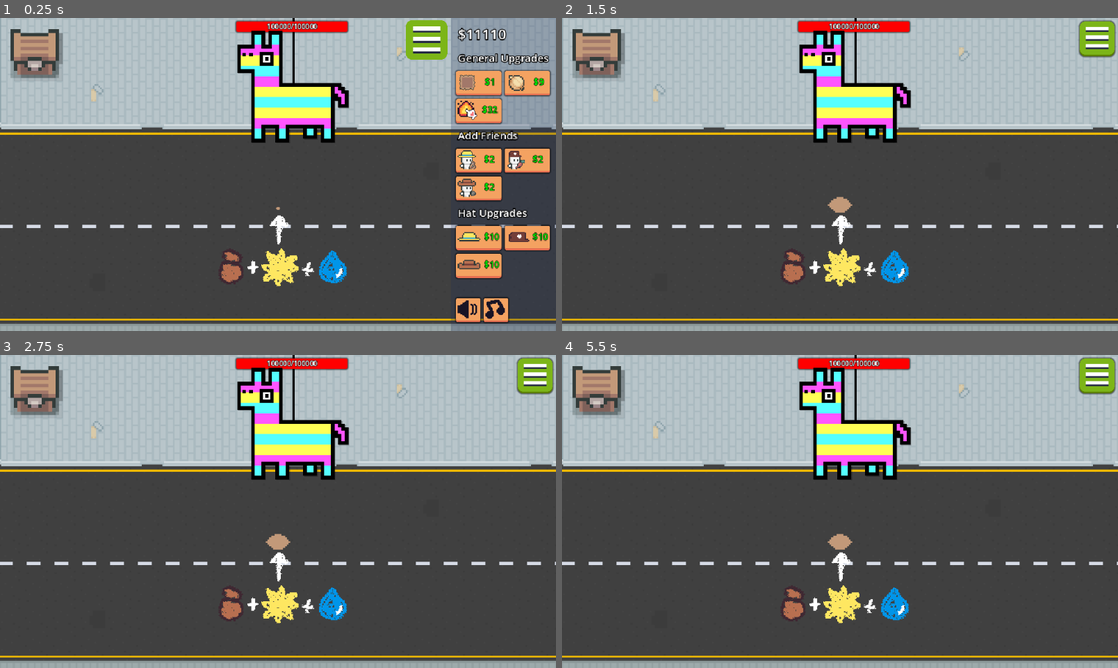
Above: before the commit, frames 1-4 (two rows, left to right).
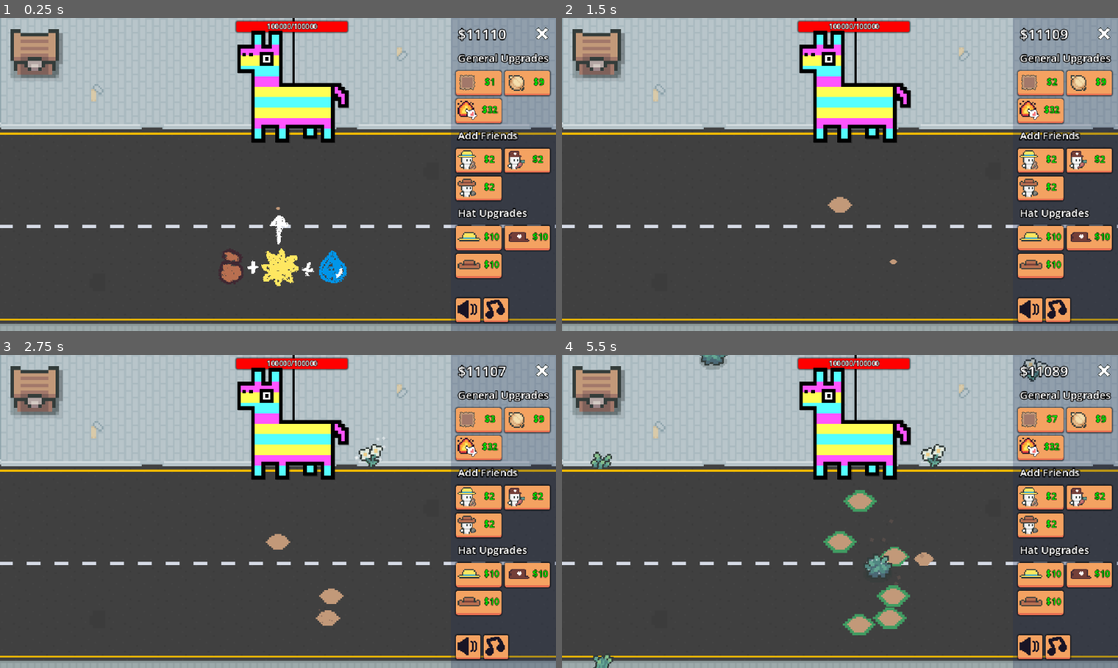
Above: after the commit, the same moments.

Repository: eric-marsh/farminata
Game: Godot game, scene res://scene/scene_switcher.tscn
The game is run twice, just before and just after one commit, with the same random seed, the same clock (stepped at 60 frames per second) and the same inputs. Sound files missing from this copy of the repository are replaced by a short silence.
Inputs (mouse positions are in pixels of both pictures, inside the frame that each line leads up to):
- Up to frame 1 (0.25 s): no input
- Up to frame 2 (1.5 s): click (990, 39) at 0.52 s; click (1040, 83) at 1.25 s, where only the run after the commit has a clickable "$1"
- Up to frame 3 (2.75 s): click (478, 420) at 2 s, where only the run after the commit has a clickable "$2"
- Up to frame 4 (5.5 s): click (1040, 420) at 2.75 s, where only the run after the commit has a clickable "$3"; click (1040, 420) at 3.5 s, where only the run after the commit has a clickable "$4"; click (1040, 420) at 4.25 s, where only the run after the commit has a clickable "$5"; click (1040, 420) at 5 s, where only the run after the commit has a clickable "$6"

The runs differ from the first frame. In frame 1, 1.0% of the frame differs, in the area x 73-99%, y 0-14%; in frame 2, 14%; in frame 3, 14%; in frame 4, 16%, in the area x 5-100%, y 0-100%.

Commit message:
close menu button

Diff:
--- a/scene/canvas_layer.tscn
+++ b/scene/canvas_layer.tscn
@@ -1,9 +1,10 @@
-[gd_scene load_steps=29 format=3 uid="uid://jida1cnc03um"]
+[gd_scene load_steps=30 format=3 uid="uid://jida1cnc03um"]
 
 [ext_resource type="Script" uid="uid://dsnsjjq5kuc1g" path="res://script/canvas_layer.gd" id="1_xp8f4"]
 [ext_resource type="Theme" uid="uid://qrqka6k5if6b" path="res://theme/upgrade_menu_theme.tres" id="2_hpb7r"]
 [ext_resource type="Texture2D" uid="uid://c2bsooqksa4j0" path="res://img/helper/farmer_hat.png" id="2_oc3i3"]
 [ext_resource type="Texture2D" uid="uid://d0e58q85wrtx4" path="res://img/plants/onion/onion.png" id="2_r6mtg"]
+[ext_resource type="Texture2D" uid="uid://cbwbtlvvg511o" path="res://img/droppables/x.png" id="3_7qnmm"]
 [ext_resource type="Texture2D" uid="uid://mf5rpqaai70l" path="res://img/helper/delivery_hat.png" id="3_f60wf"]
 [ext_resource type="Texture2D" uid="uid://vu0fxyegi6bd" path="res://img/ui/menu_icon.png" id="3_fqykr"]
 [ext_resource type="Texture2D" uid="uid://bjcruqivyg4ue" path="res://img/ui/buy_seed_icon.png" id="3_hpb7r"]
@@ -176,16 +177,14 @@
 size_flags_vertical = 0
 
 [node name="MenuButton" type="Button" parent="MarginContainer/HBoxContainer/Control"]
-custom_minimum_size = Vector2(32, 32)
-layout_mode = 2
-offset_right = 32.0
-offset_bottom = 32.0
+custom_minimum_size = Vector2(24, 24)
+layout_mode = 2
+offset_right = 16.0
+offset_bottom = 16.0
 pivot_offset = Vector2(16, 16)
 size_flags_horizontal = 8
 size_flags_vertical = 0
 theme = SubResource("Theme_fqykr")
-toggle_mode = true
-button_pressed = true
 icon = ExtResource("3_fqykr")
 icon_alignment = 1
 expand_icon = true
@@ -213,11 +212,25 @@
 layout_mode = 2
 theme_override_constants/separation = 8
 
-[node name="MoneyLabel" type="Label" parent="MarginContainer/HBoxContainer/Menu/HBoxContainer/VBoxContainer"]
+[node name="MarginContainer" type="MarginContainer" parent="MarginContainer/HBoxContainer/Menu/HBoxContainer/VBoxContainer"]
+layout_mode = 2
+
+[node name="MoneyLabel" type="Label" parent="MarginContainer/HBoxContainer/Menu/HBoxContainer/VBoxContainer/MarginContainer"]
 layout_mode = 2
 theme_override_colors/font_color = Color(1, 1, 1, 1)
 theme_override_constants/outline_size = 4
-text = "$20000000"
+text = "$200"
+
+[node name="CloseMenuButton" type="Button" parent="MarginContainer/HBoxContainer/Menu/HBoxContainer/VBoxContainer/MarginContainer"]
+custom_minimum_size = Vector2(16, 16)
+layout_mode = 2
+size_flags_horizontal = 8
+size_flags_vertical = 4
+theme = SubResource("Theme_fqykr")
+icon = ExtResource("3_7qnmm")
+flat = true
+icon_alignment = 1
+expand_icon = true
 
 [node name="FarmUpgrades" type="VBoxContainer" parent="MarginContainer/HBoxContainer/Menu/HBoxContainer/VBoxContainer"]
 layout_mode = 2
@@ -424,6 +437,7 @@
 expand_icon = true
 
 [connection signal="pressed" from="MarginContainer/HBoxContainer/Control/MenuButton" to="." method="_on_menu_button_pressed"]
+[connection signal="pressed" from="MarginContainer/HBoxContainer/Menu/HBoxContainer/VBoxContainer/MarginContainer/CloseMenuButton" to="." method="_on_close_menu_button_pressed"]
 [connection signal="pressed" from="MarginContainer/HBoxContainer/Menu/HBoxContainer/VBoxContainer/FarmUpgrades/VBoxContainer/HBoxContainer/PlotButton" to="." method="_on_plot_button_pressed"]
 [connection signal="pressed" from="MarginContainer/HBoxContainer/Menu/HBoxContainer/VBoxContainer/FarmUpgrades/VBoxContainer/HBoxContainer/OnionButton" to="." method="_on_onion_button_pressed"]
 [connection signal="pressed" from="MarginContainer/HBoxContainer/Menu/HBoxContainer/VBoxContainer/FarmUpgrades/VBoxContainer/HBoxContainer/TurnipButton" to="." method="_on_turnip_button_pressed"]
--- a/scene/main.tscn
+++ b/scene/main.tscn
@@ -16,7 +16,7 @@
 [ext_resource type="PackedScene" uid="uid://b16p1bo02550o" path="res://scene/credits.tscn" id="16_smf0o"]
 
 [sub_resource type="RectangleShape2D" id="RectangleShape2D_k65ib"]
-size = Vector2(640, 360)
+size = Vector2(627, 360)
 
 [sub_resource type="RectangleShape2D" id="RectangleShape2D_wscrc"]
 size = Vector2(640, 360)
@@ -112,6 +112,7 @@
 position = Vector2(320, 180)
 
 [node name="CollisionShape2D" type="CollisionShape2D" parent="GrowArea"]
+position = Vector2(0.5, 0)
 shape = SubResource("RectangleShape2D_k65ib")
 
 [node name="Enviornment" type="Area2D" parent="."]
--- a/script/canvas_layer.gd
+++ b/script/canvas_layer.gd
@@ -1,8 +1,7 @@
 extends CanvasLayer
 class_name canvas_layer
 
-
-@onready var money_label: Label = $MarginContainer/HBoxContainer/Menu/HBoxContainer/VBoxContainer/MoneyLabel
+@onready var money_label: Label = $MarginContainer/HBoxContainer/Menu/HBoxContainer/VBoxContainer/MarginContainer/MoneyLabel
 @onready var fps: Label = $MarginContainer/HBoxContainer/Menu/HBoxContainer/VBoxContainer/FPS
 
 
@@ -29,12 +28,12 @@
 
 @onready var menu: MarginContainer = $MarginContainer/HBoxContainer/Menu
 @onready var menu_button: Button = $MarginContainer/HBoxContainer/Control/MenuButton
-
+@onready var close_menu_button: Button = $MarginContainer/HBoxContainer/Menu/HBoxContainer/VBoxContainer/MarginContainer/CloseMenuButton
 
 
 func _ready() -> void:
 	menu.visible = true
-	menu_button.button_pressed = true
+	menu_button.visible = false
 	update_money_counter()
 	fps.visible = Debug.SHOW_FPS
 	all_purchase_buttons = [
@@ -56,8 +55,6 @@
 
 
 func _process(_delta: float) -> void:
-
-
 	if Debug.SHOW_FPS:
 		fps.text = "FPS: " + str(Engine.get_frames_per_second())
 	pass
@@ -304,5 +301,12 @@
 	fire_attack_button.visible = false
 	electric_attack_button.visible = false
 
+func toggle_menu_visibility() -> void:
+	menu.visible = !menu.visible
+	menu_button.visible = !menu.visible
+
 func _on_menu_button_pressed() -> void:
-	menu.visible = !menu.visible
+	toggle_menu_visibility()
+
+func _on_close_menu_button_pressed() -> void:
+	toggle_menu_visibility()
Binary file changed: img/droppables/x.png
